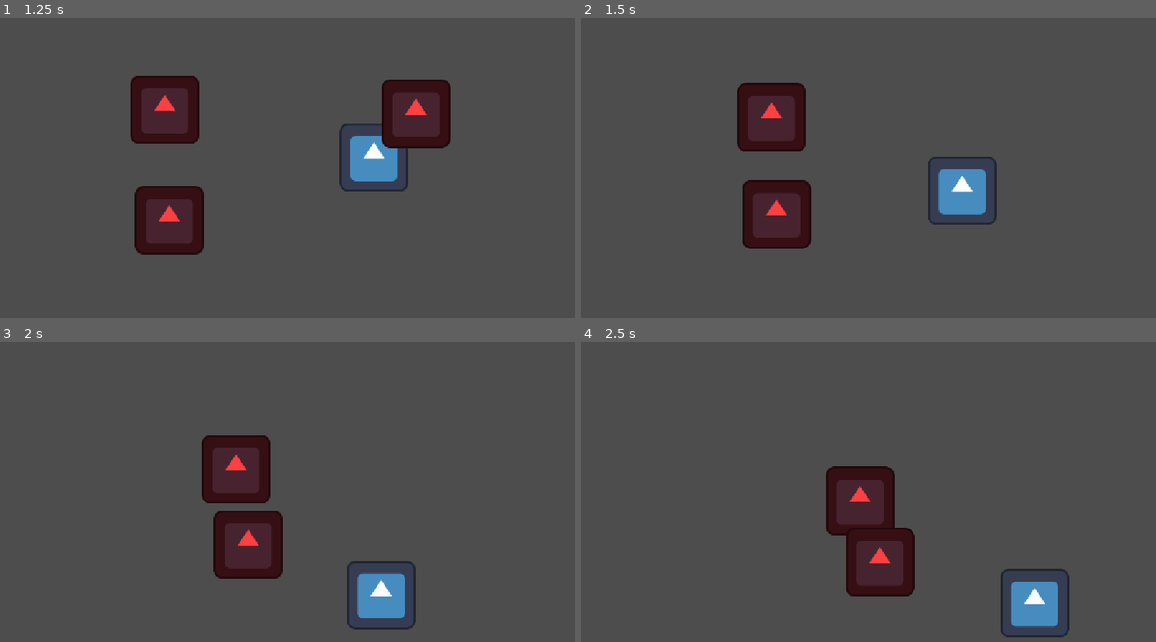
Above: before the commit, frames 1-4 (two rows, left to right).
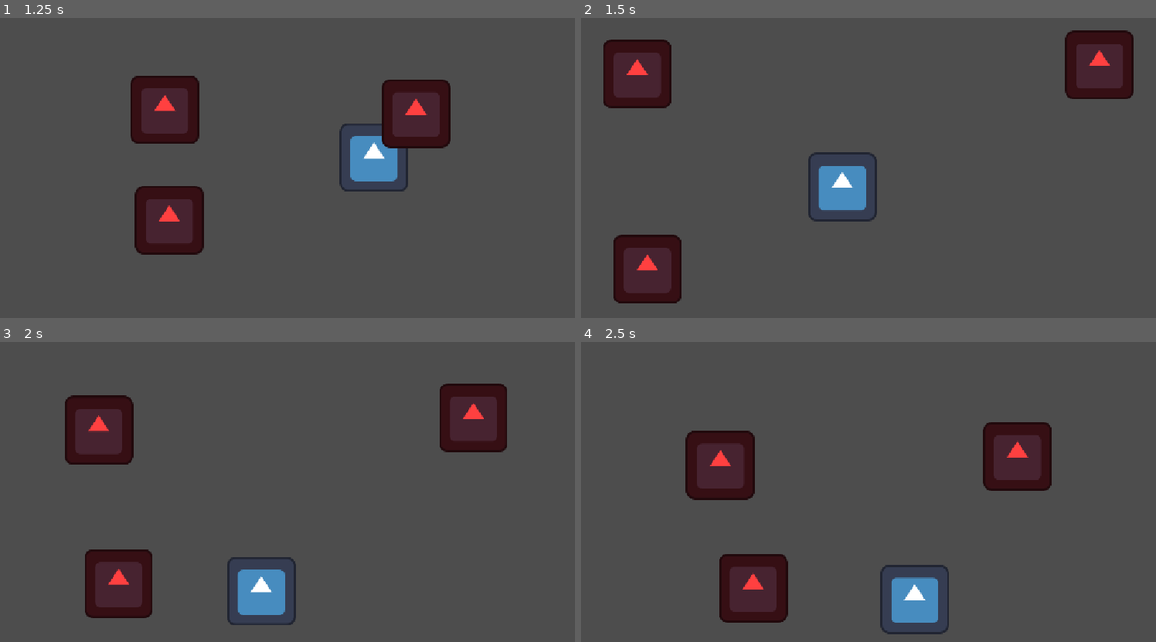
Above: after the commit, the same moments.

Repository: NxtCreator/little-archery
Game: Godot game, scene res://scenes/main.tscn
Same seed, same stepped clock (60 frames per second), same inputs: the game is played once before the commit and once after it. The engine's default icon, where the game draws it, is replaced by a stand-in: a white triangle on a blue panel in a dark square.
Inputs (mouse positions are in pixels of both pictures, inside the frame that each line leads up to):
- Up to frame 1 (1.25 s): tap Enter at 0.5 s; move the mouse to (419, 156) at 0.52 s; hold D (move_right) from 0.53 s (still down); tap Alt at 0.6 s; click (419, 156) at 0.67 s
- Up to frame 2 (1.5 s): move the mouse to (742, 189) at 1.27 s; release D (move_right) at 1.28 s; hold S (move_down) from 1.28 s (still down); tap Shift at 1.35 s
- Up to frame 3 (2 s): keep holding S (move_down)
- Up to frame 4 (2.5 s): move the mouse to (926, 420) at 2.02 s; release S (move_down) at 2.03 s; hold D (move_right) from 2.03 s (still down); tap Alt at 2.1 s

Frame 1 is identical in both runs. In frame 2, 17% of the frame differs, in the area x 3-97%, y 4-96%; in frame 3, 16%; in frame 4, 16%.

Commit message:
Restart the scene when lives run out

Diff:
--- a/scenes/player.gd
+++ b/scenes/player.gd
@@ -50,4 +50,6 @@
 	if body.is_in_group("enemy"):
 		lives -= 1
 		body.queue_free()
-		print('Lives left: ', lives)
+
+		if lives <= 0:
+			get_tree().reload_current_scene()
